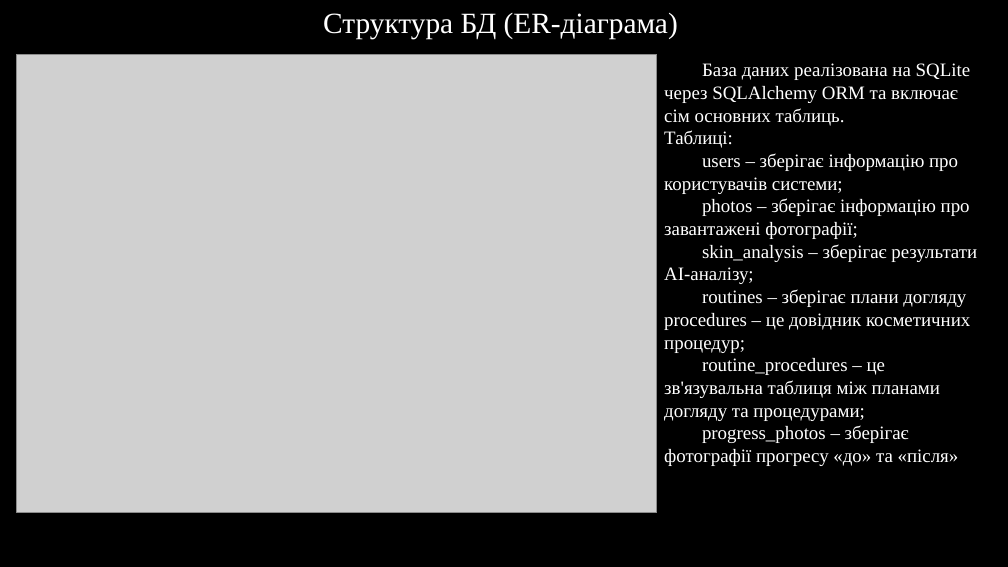
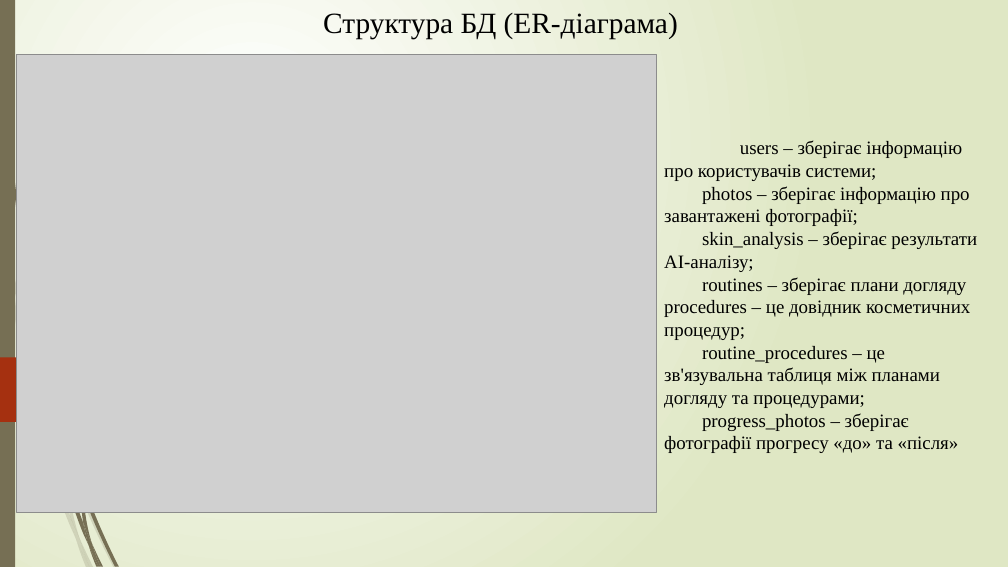
Before and after one commit to NureSheikoAndrii/2026_kkp-project, a slide deck: slide 9 of 2026_Б_ПІ_ПЗПІ-23-7_Шейко_А_О.pptx. Drawn at 1008x567 pixels with LibreOffice and Linux fonts; fonts in the diff are those of the drawing; grey boxes stand for pictures; background and template pictures are left out. Boxes give left, top, right and bottom in pixels: in the first picture for what was removed or moved away, otherwise in the second. Text is boxed around its words. In the diff, an @@ line names an element or a change of style, - is before the commit and + after.

```diff
--- a/2026_Б_ПІ_ПЗПІ-23-7_Шейко_А_О.pptx
+++ b/2026_Б_ПІ_ПЗПІ-23-7_Шейко_А_О.pptx
@@ background #000000 to gradient #FFFFFF to #DFE8C4 @@
@@ rectangle added at (0, 0, 15, 567), fill #766F54 @@
@@ text "Структура БД (ER-діаграма)" at (323, 13, 678, 39): text colour #FFFFFF to #000000 @@
@@ text at (664, 63, 971, 148): paragraphs removed @@
-База даних реалізована на SQLite через SQLAlchemy ORM та включає сім основних таблиць.
-Таблиці:
@@ text "users – зберігає інформацію про ..." at (664, 140, 977, 453): text colour #FFFFFF to #000000 @@
@@ text "users – зберігає інформацію про ...": place and size @@
-text "users – зберігає інформацію про ..." at (664, 63, 977, 466)
+text "users – зберігає інформацію про ..." at (664, 140, 977, 453)
@@ freeform shape added at (0, 358, 144, 422), fill #A53010 @@
@@ group added at (0, 213, 117, 567): 8 freeform shapes @@
@@ group added at (2, 0, 119, 567): 7 freeform shapes @@
```
Also in this commit, not shown: 12 other slides changed, 4 slides added, 2 slides removed.
